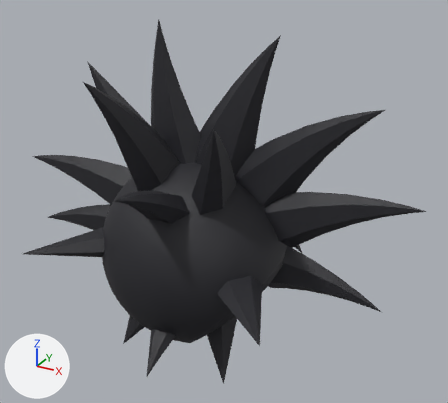
Renders of the glTF model assets/games/troll-ops/models/blocky/hair-carrot-cake.glb from each side of a commit.
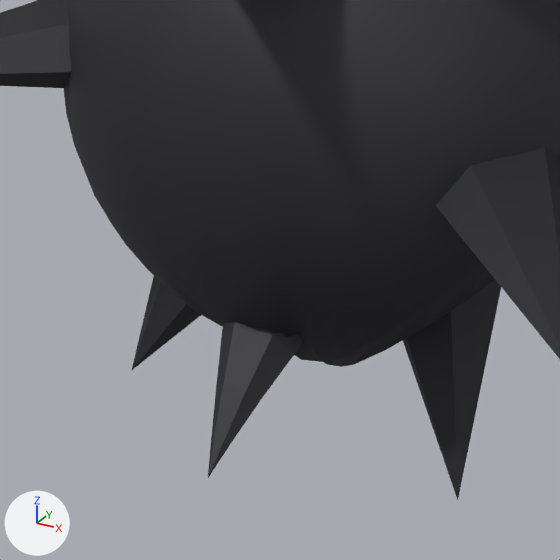
Each version is shown whole from a 50 mm camera at (0.745, -1.25, 0.807) aimed at (0.098, -0.074, 0.218), then close up on the part from 18% to 57% of the width and 57% to 100% of the height. The axes (+X, +Y, +Z) are drawn at lower left. The lights are the same throughout. The older version's two pictures come first.

The older version as bpy lines, for what is in view:
```python
me_hair__back4 = bpy.data.meshes.new('hair__back4')
me_hair__back4.from_pydata(...)  # 38 vertices, 72 faces; spans x -0.08..0.08, y -0.31..-0.083, z -0.16..0.009
me_hair__back4.materials.append(mat_hair)  # black #24242a
me_hair__nape1 = bpy.data.meshes.new('hair__nape1')
me_hair__nape1.from_pydata(...)  # 38 vertices, 72 faces; spans x -0.16..-0.03, y -0.17..-0.059, z -0.22..-0.034
me_hair__nape1.materials.append(mat_hair)  # black #24242a
me_hair__nape2 = bpy.data.meshes.new('hair__nape2')
me_hair__nape2.from_pydata(...)  # 38 vertices, 72 faces; spans x 0.029..0.151, y -0.17..-0.059, z -0.23..-0.045
me_hair__nape2.materials.append(mat_hair)  # black #24242a
ob_hair__back4 = bpy.data.objects.new('hair__back4', me_hair__back4)
ob_hair__back4.location = (0.0, 0.0, 0.0)
ob_hair__nape1 = bpy.data.objects.new('hair__nape1', me_hair__nape1)
ob_hair__nape1.location = (0.0, 0.0, 0.0)
ob_hair__nape2 = bpy.data.objects.new('hair__nape2', me_hair__nape2)
ob_hair__nape2.location = (0.0, 0.0, 0.0)
# also in view: 'hair__back2' at (-0.187, -0.183, 0.08); 'hair__cap' at (0.0, -0.111, 0.05); 'hair__back3' at (0.187, -0.183, 0.07)
```
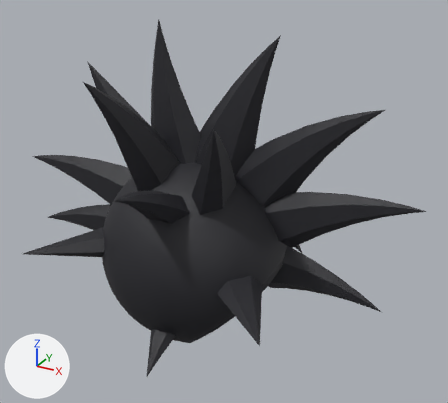
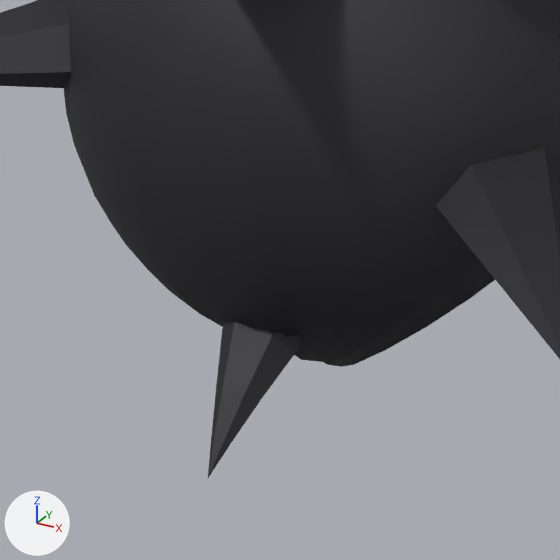
What differs and where, as boxes [x1, y1, x2, y2] in the close-ups (560 x 560 px):
'hair__nape2', deleted (black): before [403, 280, 501, 500]
'hair__nape1', deleted (black): before [131, 276, 201, 371]

Diff of the bpy script that builds the scene:
```diff
--- a/assets/games/troll-ops/models/blocky/hair-carrot-cake.glb.py
+++ b/assets/games/troll-ops/models/blocky/hair-carrot-cake.glb.py
@@ ob_hair__nape1 @@
-ob_hair__nape1 = bpy.data.objects.new('hair__nape1', me_hair__nape1)
-ob_hair__nape1.location = (0.0, 0.0, 0.0)
@@ ob_hair__nape2 @@
-ob_hair__nape2 = bpy.data.objects.new('hair__nape2', me_hair__nape2)
-ob_hair__nape2.location = (0.0, 0.0, 0.0)
```
